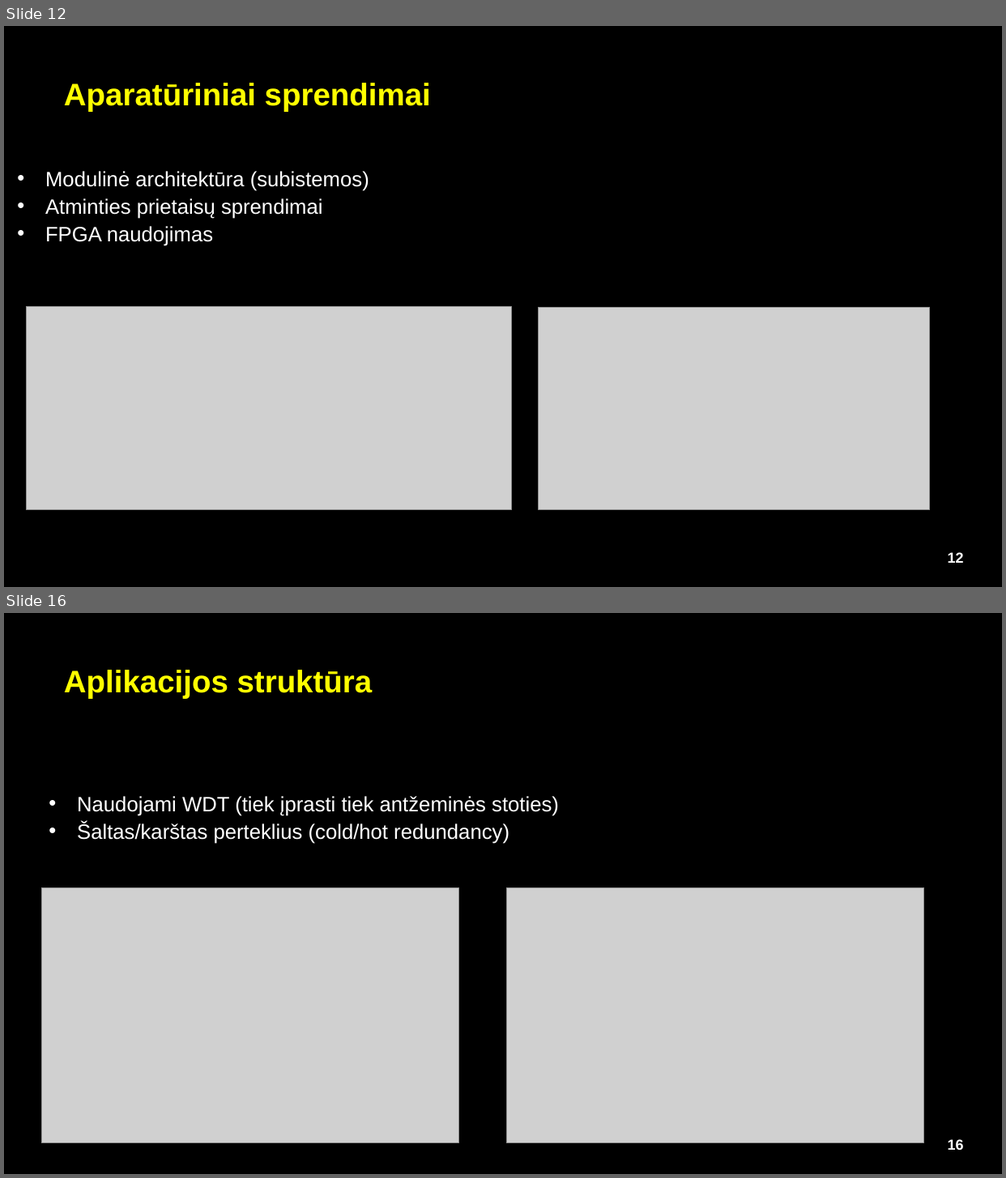
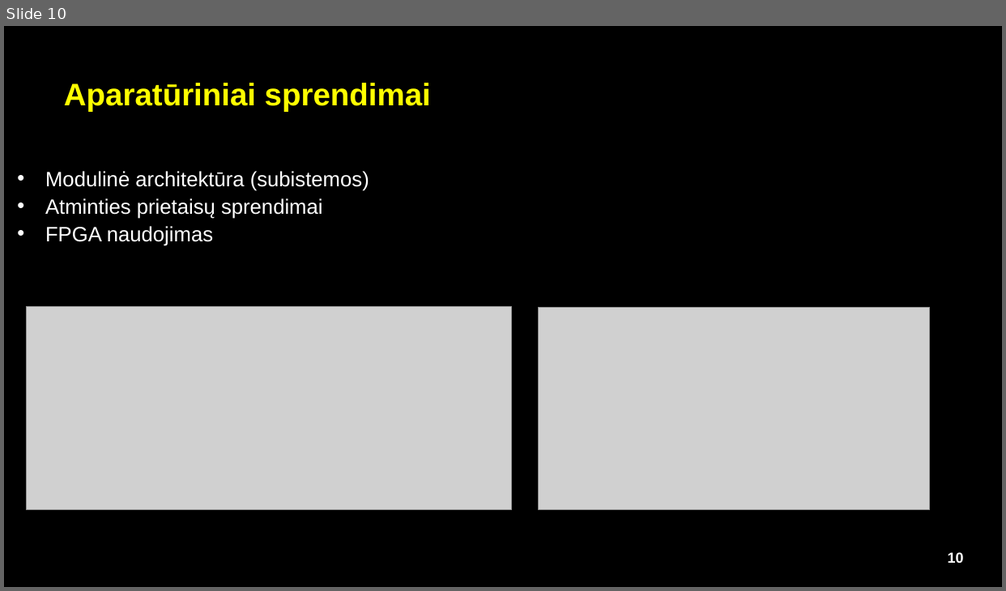
Before and after one commit to Double-Bonus/sem11-InovatyviosMatavimoSistemos, a slide deck: Indvidualus_darbas/esaSwarm_EEF.pptx. Shown one above the other, each under a label of ours: slides 12 and 16 before the commit, slide 10 after it; the slides between them are not shown. The pictures are 1006x1178 and 1006x591 pixels, drawn with LibreOffice and Linux fonts; fonts in the diff are those of the drawing; grey boxes stand for pictures; background and template pictures are left out. Boxes give left, top, right and bottom in pixels: in the first picture for what was removed or moved away, otherwise in the second. Text is boxed around its words. In the diff, an @@ line names an element or a change of style, - is before the commit and + after.

```diff
--- a/Indvidualus_darbas/esaSwarm_EEF.pptx
+++ b/Indvidualus_darbas/esaSwarm_EEF.pptx
@@ slide 16 removed at (4, 613, 1002, 1174), background #000000; not listed: 1 template element that a slide beside it also shows @@
@@ text removed at (64, 670, 373, 699) @@
-Aplikacijos struktūra
@@ text removed at (77, 796, 559, 844) @@
-• Naudojami WDT (tiek įprasti tiek antžeminės stoties)
-• Šaltas/karštas perteklius (cold/hot redundancy)
@@ picture removed at (41, 888, 458, 1144) @@
@@ picture removed at (506, 888, 923, 1144) @@
@@ what was slide 12 is now slide 10 @@
@@ page number at (948, 552, 964, 563): text changed @@
-12
+10
```
Also in this commit, not shown: 6 slides changed, 1 slide added, 6 other slides removed, 8 other files.
